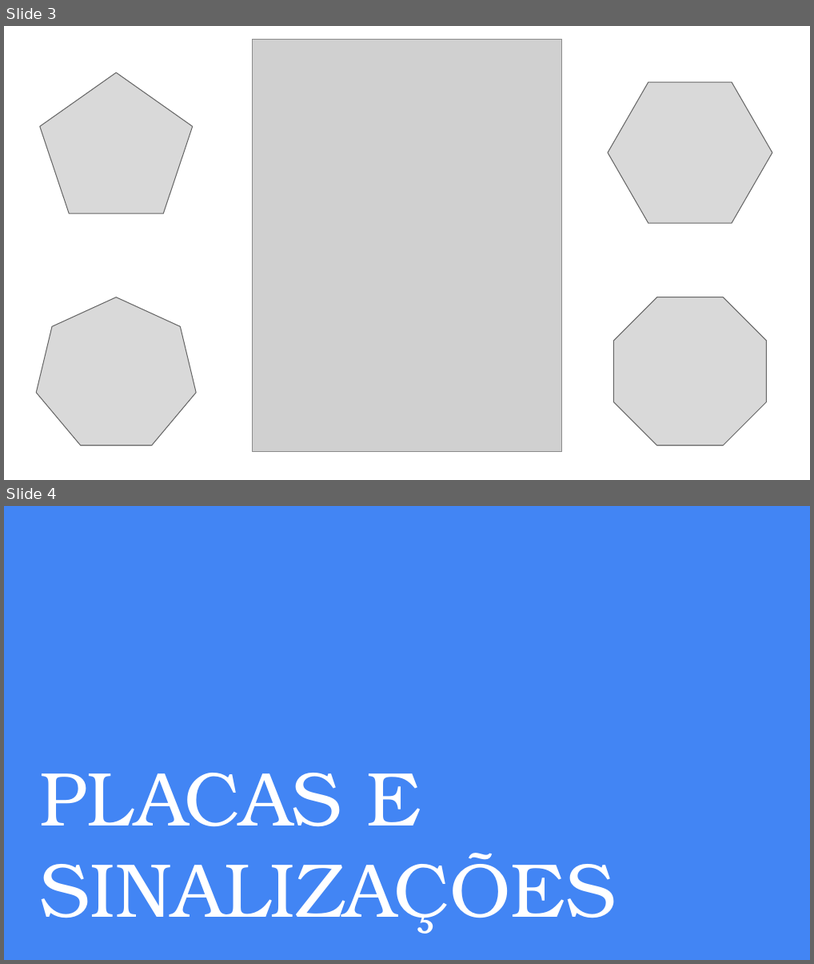
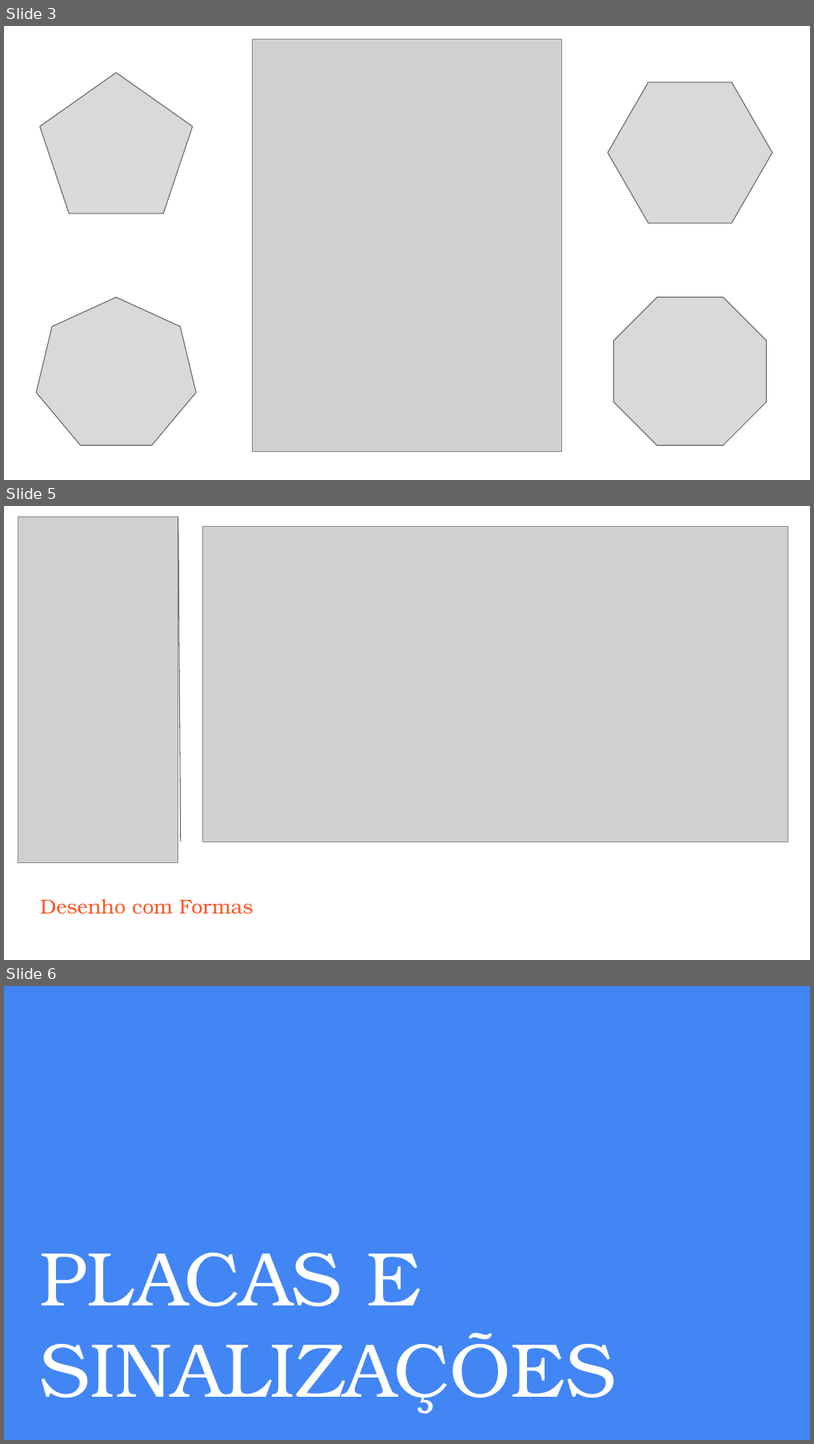
Before and after one commit to Eridhonson/informatica, a slide deck: Word/ELEMENTOS VISUAIS NO WORD.pptx. Shown one above the other, each under a label of ours: slides 3 and 4 before the commit, slides 3, 5 and 6 after it; the slides between them are not shown. The pictures are 814x964 and 814x1444 pixels, drawn with LibreOffice and Linux fonts; fonts in the diff are those of the drawing; grey boxes stand for pictures. Boxes give left, top, right and bottom in pixels: in the first picture for what was removed or moved away, otherwise in the second. Text is boxed around its words. In the diff, an @@ line names an element or a change of style, - is before the commit and + after.

```diff
--- a/Word/ELEMENTOS VISUAIS NO WORD.pptx
+++ b/Word/ELEMENTOS VISUAIS NO WORD.pptx
@@ slide 5 added at [4, 506, 810, 960], background #FFFFFF @@
@@ picture added at [18, 516, 178, 863] @@
@@ line added from (178, 516) to (181, 841), #666666 0.75 pt @@
@@ picture added at [202, 526, 788, 841] @@
@@ text added at [40, 899, 253, 914], 18 pt, text #FF5722 @@
+Desenho com Formas
@@ what was slide 4 is now slide 6 @@
```
Also in this commit, not shown: 2 slides changed, 1 other slide added.
